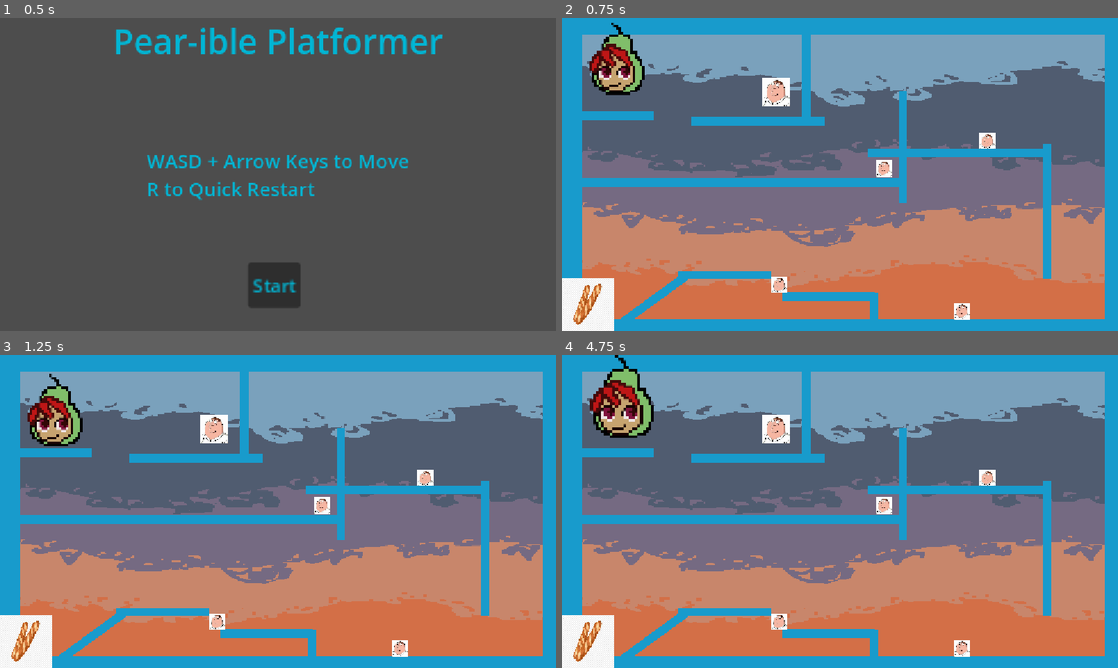
Above: before the commit, frames 1-4 (two rows, left to right).
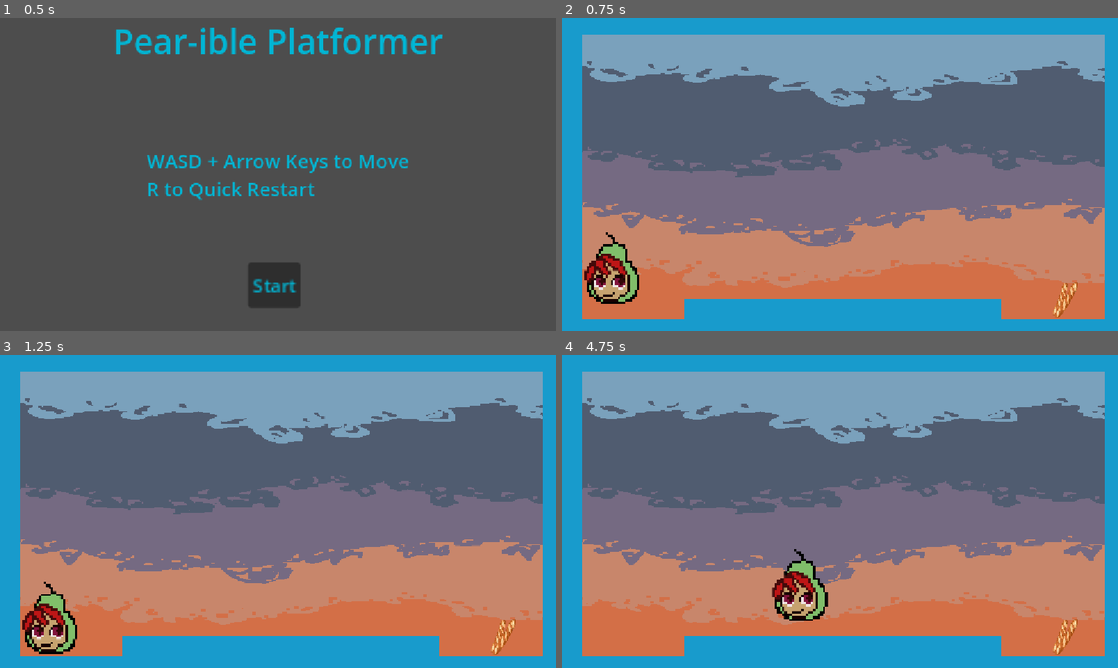
Above: after the commit, the same moments.

Repository: MrJimb0727/Pearible-Platformer
Game: Godot game, scene res://Scenes/mainmenu.tscn
Same seed, same stepped clock (60 frames per second), same inputs: the game is played once before the commit and once after it.
Inputs:
- Up to frame 1 (0.5 s): no input
- Up to frame 2 (0.75 s): click "Start" at 0.5 s
- Up to frame 3 (1.25 s): no input
- Up to frame 4 (4.75 s): hold D (right) 1.28-2.78 s; tap W (jump) at 1.35, 1.52, 1.82, 2.1, 2.27, 2.57, 2.85, 3.6, 3.77, 4.07, 4.35, 4.52 s; hold A (left) 2.78-3.53 s; hold D (right) from 3.53 s (still down)

Frame 1 is identical in both runs. In frame 2, 15% of the frame differs, in the area x 0-93%, y 1-100%; in frame 3, 15%; in frame 4, 16%, in the area x 0-93%, y 0-100%.

Commit message:
Stuff

Diff:
--- a/bounce-back-hackathon-game-main/Scenes/goal.tscn
+++ b/bounce-back-hackathon-game-main/Scenes/goal.tscn
@@ -1,10 +1,10 @@
 [gd_scene format=3 uid="uid://bkiov25muwnjp"]
 
-[ext_resource type="Script" uid="uid://dk0dji7li2t8q" path="res://Scripts/goal.gd" id="1_paeek"]
-[ext_resource type="Texture2D" uid="uid://3djv0uei2pto" path="res://Assets/Textures/baguette.jpg" id="2_s0pnd"]
+[ext_resource type="Script" uid="uid://1kc31ay2bgws" path="res://Scripts/goal.gd" id="1_paeek"]
+[ext_resource type="Texture2D" uid="uid://bwstmo0c3m5wf" path="res://Assets/Textures/baguette_nobg.png" id="2_s0pnd"]
 
 [sub_resource type="RectangleShape2D" id="RectangleShape2D_2lgk0"]
-size = Vector2(556, 556)
+size = Vector2(186.76498, 346.6301)
 
 [node name="Goal" type="Area2D" unique_id=543016495 groups=["Goal"]]
 script = ExtResource("1_paeek")
@@ -13,7 +13,9 @@
 texture = ExtResource("2_s0pnd")
 
 [node name="Hitbox" type="CollisionShape2D" parent="." unique_id=1917420853 groups=["Goal"]]
-position = Vector2(0, -2)
+position = Vector2(-3.1304398, -3.943007)
+rotation = 0.37350047
+scale = Vector2(0.99999964, 0.99999964)
 shape = SubResource("RectangleShape2D_2lgk0")
 
 [connection signal="body_entered" from="." to="." method="_on_body_entered"]
--- a/bounce-back-hackathon-game-main/Scenes/killbrick.tscn
+++ b/bounce-back-hackathon-game-main/Scenes/killbrick.tscn
@@ -1,20 +1,25 @@
 [gd_scene format=3 uid="uid://d0bf848nvcfqc"]
 
 [ext_resource type="Script" uid="uid://cjqg7rd6cqtv4" path="res://Scripts/killbrick.gd" id="1_4nqav"]
-[ext_resource type="Texture2D" uid="uid://bm5aowdvx1dj8" path="res://Assets/Textures/petah.jpg" id="2_jbbec"]
+[ext_resource type="Texture2D" uid="uid://ck6noywmk82sm" path="res://Assets/Textures/Rat.png" id="2_jbbec"]
+[ext_resource type="AudioStream" uid="uid://ev741p6nkx7y" path="res://Assets/Audio/Splat2.ogg" id="3_e4ibg"]
 
 [sub_resource type="RectangleShape2D" id="RectangleShape2D_s0pnd"]
-size = Vector2(553, 554)
+size = Vector2(352, 555)
 
 [node name="Killbrick" type="Area2D" unique_id=1157336942 groups=["Killbrick"]]
 script = ExtResource("1_4nqav")
 
 [node name="Sprite2D" type="Sprite2D" parent="." unique_id=1948554140]
-scale = Vector2(2.184, 2.184)
+position = Vector2(4.744008, 0)
+scale = Vector2(2.1579342, 2.184)
 texture = ExtResource("2_jbbec")
 
 [node name="Hitbox" type="CollisionShape2D" parent="." unique_id=530031116 groups=["Killbrick"]]
-position = Vector2(1.5, 0)
+position = Vector2(-19, -39.5)
 shape = SubResource("RectangleShape2D_s0pnd")
 
+[node name="Splat" type="AudioStreamPlayer2D" parent="." unique_id=56434451]
+stream = ExtResource("3_e4ibg")
+
 [connection signal="body_entered" from="." to="." method="_on_body_entered"]
--- a/bounce-back-hackathon-game-main/Scenes/level1.tscn
+++ b/bounce-back-hackathon-game-main/Scenes/level1.tscn
@@ -4,7 +4,6 @@
 [ext_resource type="PackedScene" uid="uid://b4tr6s67hpeki" path="res://Scenes/platform.tscn" id="2_didp7"]
 [ext_resource type="PackedScene" uid="uid://bkiov25muwnjp" path="res://Scenes/goal.tscn" id="3_2a60c"]
 [ext_resource type="PackedScene" uid="uid://bmtty2tmmg75c" path="res://Scenes/player.tscn" id="4_4iphx"]
-[ext_resource type="PackedScene" uid="uid://d0bf848nvcfqc" path="res://Scenes/killbrick.tscn" id="5_jgkgd"]
 
 [node name="Level1" type="Node2D" unique_id=1010392366]
 
@@ -13,6 +12,9 @@
 [node name="Background" type="Sprite2D" parent="Environment" unique_id=1575083041]
 scale = Vector2(1.1199999, 0.63999915)
 texture = ExtResource("1_y4dr7")
+
+[node name="Goal" parent="Environment" unique_id=543016495 instance=ExtResource("3_2a60c")]
+position = Vector2(2331, 1301)
 
 [node name="Platform" parent="Environment" unique_id=272844883 instance=ExtResource("2_didp7")]
 position = Vector2(-2779, -21)
@@ -30,86 +32,12 @@
 [node name="Platform4" parent="Environment" unique_id=1958929923 instance=ExtResource("2_didp7")]
 position = Vector2(2856, -21)
 
-[node name="Platform5" parent="Environment" unique_id=237319983 instance=ExtResource("2_didp7")]
-position = Vector2(-2407, -610)
+[node name="Platform5" parent="Environment" unique_id=1737885823 instance=ExtResource("2_didp7")]
+position = Vector2(23, 1396)
 rotation = 1.5707964
-scale = Vector2(0.6862918, 7.516097)
 
-[node name="Platform13" parent="Environment" unique_id=225856210 instance=ExtResource("2_didp7")]
-position = Vector2(-122.000015, 1264)
-rotation = 1.5707964
-scale = Vector2(0.6862918, 7.516097)
-
-[node name="Platform14" parent="Environment" unique_id=566531395 instance=ExtResource("2_didp7")]
-position = Vector2(-1198, 1039)
-rotation = 1.5707964
-scale = Vector2(0.6862918, 7.516097)
-
-[node name="Platform15" parent="Environment" unique_id=706813339 instance=ExtResource("2_didp7")]
-position = Vector2(-1961.0002, 1318.0001)
-rotation = 0.94084823
-scale = Vector2(0.6862918, 7.516097)
-
-[node name="Platform10" parent="Environment" unique_id=1218589752 instance=ExtResource("2_didp7")]
-position = Vector2(1241, -222)
-rotation = 1.5707964
-scale = Vector2(0.6862918, 14.836098)
-
-[node name="Platform6" parent="Environment" unique_id=1049471573 instance=ExtResource("2_didp7")]
-position = Vector2(-850.00006, -550)
-rotation = 1.5707964
-scale = Vector2(0.6862918, 10.910251)
-
-[node name="Platform7" parent="Environment" unique_id=155508711 instance=ExtResource("2_didp7")]
-position = Vector2(-346.00003, -1067)
-scale = Vector2(0.6862918, 7.516097)
-
-[node name="Platform12" parent="Environment" unique_id=2026804950 instance=ExtResource("2_didp7")]
-position = Vector2(353, 1708)
-scale = Vector2(0.6862918, 7.516097)
-
-[node name="Platform9" parent="Environment" unique_id=1976895834 instance=ExtResource("2_didp7")]
-position = Vector2(650, -288)
-scale = Vector2(0.6862918, 9.076097)
-
-[node name="Platform11" parent="Environment" unique_id=285044747 instance=ExtResource("2_didp7")]
-position = Vector2(2147, 381.99997)
-scale = Vector2(0.6862918, 10.996097)
-
-[node name="Platform8" parent="Environment" unique_id=1091307366 instance=ExtResource("2_didp7")]
-position = Vector2(-1077.0001, 85)
-rotation = 1.5707964
-scale = Vector2(0.6862918, 27.470253)
-
-[node name="Goal" parent="Environment" unique_id=543016495 instance=ExtResource("3_2a60c")]
-position = Vector2(-2622, 1345)
+[node name="Player" parent="." unique_id=73212269 groups=["Player"] instance=ExtResource("4_4iphx")]
+position = Vector2(-2327, 957)
 
 [node name="Camera2D" type="Camera2D" parent="." unique_id=1287237934]
 zoom = Vector2(0.2, 0.2)
-
-[node name="Player" parent="." unique_id=73212269 groups=["Player"] instance=ExtResource("4_4iphx")]
-position = Vector2(-2272, -1212)
-
-[node name="Killbrick" parent="." unique_id=1157336942 instance=ExtResource("5_jgkgd")]
-position = Vector2(-663.00006, -856)
-scale = Vector2(0.5199994, 0.5199994)
-
-[node name="Killbrick2" parent="." unique_id=1185757407 instance=ExtResource("5_jgkgd")]
-position = Vector2(454, -61)
-scale = Vector2(0.31292793, 0.31292793)
-
-[node name="Killbrick3" parent="." unique_id=2067779735 instance=ExtResource("5_jgkgd")]
-position = Vector2(1526, -345.00003)
-scale = Vector2(0.31292793, 0.31292793)
-
-[node name="Killbrick4" parent="." unique_id=1305056517 instance=ExtResource("5_jgkgd")]
-position = Vector2(1526, -345.00003)
-scale = Vector2(0.31292793, 0.31292793)
-
-[node name="Killbrick5" parent="." unique_id=169907615 instance=ExtResource("5_jgkgd")]
-position = Vector2(1262, 1415.9999)
-scale = Vector2(0.31292793, 0.31292793)
-
-[node name="Killbrick6" parent="." unique_id=1796980278 instance=ExtResource("5_jgkgd")]
-position = Vector2(-630.99976, 1142)
-scale = Vector2(0.31292793, 0.31292793)
--- a/bounce-back-hackathon-game-main/Scenes/level2.tscn
+++ b/bounce-back-hackathon-game-main/Scenes/level2.tscn
@@ -6,7 +6,7 @@
 [ext_resource type="PackedScene" uid="uid://bmtty2tmmg75c" path="res://Scenes/player.tscn" id="4_mhlpv"]
 [ext_resource type="PackedScene" uid="uid://d0bf848nvcfqc" path="res://Scenes/killbrick.tscn" id="5_ng020"]
 
-[node name="Level1" type="Node2D" unique_id=1010392366]
+[node name="Level2" type="Node2D" unique_id=1010392366]
 
 [node name="Environment" type="Node2D" parent="." unique_id=187565421]
 
@@ -82,7 +82,7 @@
 scale = Vector2(0.6862918, 27.470253)
 
 [node name="Goal" parent="Environment" unique_id=543016495 instance=ExtResource("3_lgosu")]
-position = Vector2(-2622, 1345)
+position = Vector2(-2523, 1286)
 
 [node name="Camera2D" type="Camera2D" parent="." unique_id=1287237934]
 zoom = Vector2(0.2, 0.2)
@@ -91,23 +91,19 @@
 position = Vector2(-2272, -1212)
 
 [node name="Killbrick" parent="." unique_id=1157336942 instance=ExtResource("5_ng020")]
-position = Vector2(-663.00006, -856)
+position = Vector2(-549, -682)
 scale = Vector2(0.5199994, 0.5199994)
 
 [node name="Killbrick2" parent="." unique_id=1185757407 instance=ExtResource("5_ng020")]
-position = Vector2(454, -61)
+position = Vector2(472.00003, 4.999996)
 scale = Vector2(0.31292793, 0.31292793)
 
 [node name="Killbrick3" parent="." unique_id=2067779735 instance=ExtResource("5_ng020")]
-position = Vector2(1526, -345.00003)
-scale = Vector2(0.31292793, 0.31292793)
-
-[node name="Killbrick4" parent="." unique_id=1305056517 instance=ExtResource("5_ng020")]
-position = Vector2(1526, -345.00003)
+position = Vector2(1528, -300.00003)
 scale = Vector2(0.31292793, 0.31292793)
 
 [node name="Killbrick5" parent="." unique_id=169907615 instance=ExtResource("5_ng020")]
-position = Vector2(1262, 1415.9999)
+position = Vector2(1266.0001, 1453)
 scale = Vector2(0.31292793, 0.31292793)
 
 [node name="Killbrick6" parent="." unique_id=1796980278 instance=ExtResource("5_ng020")]
--- /dev/null
+++ b/bounce-back-hackathon-game-main/Scenes/level3.tscn
@@ -0,0 +1,69 @@
+[gd_scene format=3 uid="uid://b8s1vvgpdhg35"]
+
+[ext_resource type="Texture2D" uid="uid://dxw84bokdiljw" path="res://Assets/Textures/SunsetBg.png" id="1_jaajx"]
+[ext_resource type="PackedScene" uid="uid://b4tr6s67hpeki" path="res://Scenes/platform.tscn" id="2_mrxql"]
+[ext_resource type="PackedScene" uid="uid://bkiov25muwnjp" path="res://Scenes/goal.tscn" id="3_qrg6c"]
+[ext_resource type="PackedScene" uid="uid://bmtty2tmmg75c" path="res://Scenes/player.tscn" id="4_1x0xh"]
+[ext_resource type="PackedScene" uid="uid://d0bf848nvcfqc" path="res://Scenes/killbrick.tscn" id="5_h3ll2"]
+
+[node name="Level2" type="Node2D" unique_id=1010392366]
+
+[node name="Environment" type="Node2D" parent="." unique_id=187565421]
+
+[node name="Background" type="Sprite2D" parent="Environment" unique_id=1575083041]
+scale = Vector2(1.1199999, 0.63999915)
+texture = ExtResource("1_jaajx")
+
+[node name="Platform" parent="Environment" unique_id=272844883 instance=ExtResource("2_mrxql")]
+position = Vector2(-5263, 2346)
+
+[node name="Platform2" parent="Environment" unique_id=1006577951 instance=ExtResource("2_mrxql")]
+position = Vector2(30.99997, 1606)
+rotation = 1.5707964
+scale = Vector2(1.7297432, 50.450783)
+
+[node name="Platform3" parent="Environment" unique_id=1200515009 instance=ExtResource("2_mrxql")]
+position = Vector2(31, -1557)
+rotation = 1.5707964
+scale = Vector2(1.7297432, 50.450783)
+
+[node name="Platform5" parent="Environment" unique_id=1072296611 instance=ExtResource("2_mrxql")]
+position = Vector2(-1270.9999, 1271.0001)
+rotation = 1.5707964
+scale = Vector2(0.8, 10.8)
+
+[node name="Platform6" parent="Environment" unique_id=1121186745 instance=ExtResource("2_mrxql")]
+position = Vector2(-241, 1002)
+rotation = 1.5707964
+scale = Vector2(0.8, 10.8)
+
+[node name="Platform7" parent="Environment" unique_id=1523587150 instance=ExtResource("2_mrxql")]
+position = Vector2(859, 758)
+rotation = 1.5707964
+scale = Vector2(0.8, 10.8)
+
+[node name="Platform8" parent="Environment" unique_id=1647442875 instance=ExtResource("2_mrxql")]
+position = Vector2(2084, -173)
+rotation = 1.5707964
+scale = Vector2(0.8, 10.8)
+
+[node name="Platform9" parent="Environment" unique_id=635902292 instance=ExtResource("2_mrxql")]
+position = Vector2(1371.9999, 421.00003)
+rotation = 1.5707964
+scale = Vector2(0.8, 10.8)
+
+[node name="Platform4" parent="Environment" unique_id=1958929923 instance=ExtResource("2_mrxql")]
+position = Vector2(2856, -21)
+
+[node name="Goal" parent="Environment" unique_id=543016495 instance=ExtResource("3_qrg6c")]
+position = Vector2(2445, -484)
+
+[node name="Camera2D" type="Camera2D" parent="." unique_id=1287237934]
+zoom = Vector2(0.2, 0.2)
+
+[node name="Player" parent="." unique_id=73212269 groups=["Player"] instance=ExtResource("4_1x0xh")]
+position = Vector2(-2424, 879)
+
+[node name="Killbrick5" parent="." unique_id=169907615 instance=ExtResource("5_h3ll2")]
+position = Vector2(2618, 1371)
+scale = Vector2(0.5, 0.5)
--- a/bounce-back-hackathon-game-main/Scripts/goal.gd
+++ b/bounce-back-hackathon-game-main/Scripts/goal.gd
@@ -5,6 +5,11 @@
 func _ready() -> void:
 	pass # Replace with function body.
 
+func _on_body_entered(body) -> void:
+	var currScene = str(get_tree().current_scene.scene_file_path)
 
-#func _on_body_entered(body: Node2D) -> void:
-	#if body.is_in_group("Player"):
+	if body.name == "Player":
+		if currScene == "res://Scenes/level1.tscn":
+			get_tree().change_scene_to_file("res://Scenes/level2.tscn")
+		elif currScene == "res://Scenes/level2.tscn":
+			get_tree().change_scene_to_file("res://Scenes/level3.tscn")
--- a/bounce-back-hackathon-game-main/Scripts/killbrick.gd
+++ b/bounce-back-hackathon-game-main/Scripts/killbrick.gd
@@ -1,12 +1,15 @@
 extends Area2D
 
+@onready var splat = $Splat
 
 # Called when the node enters the scene tree for the first time.
 func _ready() -> void:
-	pass # Replace with function body.
+	pass
+
 
 func _on_body_entered(body: CharacterBody2D) -> void:
 	if body.is_in_group("Player"):
+		splat.play()
 		get_tree().reload_current_scene()
 		Globals.sizevar = randf_range(0.05, 3)
 		Globals.size = Vector2(Globals.sizevar, Globals.sizevar)
--- a/bounce-back-hackathon-game-main/Scripts/player.gd
+++ b/bounce-back-hackathon-game-main/Scripts/player.gd
@@ -1,8 +1,8 @@
 extends CharacterBody2D
 
 
-const SPEED = 700.0
-const JUMP_VELOCITY = -800.0
+const SPEED = 1000.0
+const JUMP_VELOCITY = -800
 
 @onready var player: CharacterBody2D = $"."
 
@@ -16,7 +16,12 @@
 
 	# Handle jump.
 	if Input.is_action_just_pressed("jump") and is_on_floor():
-		velocity.y = JUMP_VELOCITY
+		velocity.y = JUMP_VELOCITY * Globals.sizevar
+
+		if velocity.y < -1750:
+			velocity.y = -1750
+		elif velocity.y > -800:
+			velocity.y = -800
 
 	# Get the input direction and handle the movement/deceleration.
 	# As good practice, you should replace UI actions with custom gameplay actions.
@@ -33,3 +38,4 @@
 
 	if Input.is_action_just_pressed("reset"):
 		get_tree().reload_current_scene()
+		Globals.sizevar = randf_range(0.05, 3)
Not shown, added: bounce-back-hackathon-game-main/Assets/Audio/Splat.wav.import
Not shown, added: bounce-back-hackathon-game-main/Assets/Audio/Splat2.ogg.import
Binary file added: bounce-back-hackathon-game-main/Assets/Textures/Rat.png
Not shown, added: bounce-back-hackathon-game-main/Assets/Textures/Rat.png.import
Binary file removed: bounce-back-hackathon-game-main/Assets/Textures/baguette.jpg
Binary file added: bounce-back-hackathon-game-main/Assets/Textures/baguette.png
Not shown, added: bounce-back-hackathon-game-main/Assets/Textures/baguette.png.import
Binary file added: bounce-back-hackathon-game-main/Assets/Textures/baguette_nobg.png
Not shown, changed: bounce-back-hackathon-game-main/Assets/Textures/baguette_nobg.png.import
Not shown, changed: bounce-back-hackathon-game-main/Scripts/goal.gd.uid
Not shown, added: bounce-back-hackathon-game-main/Assets/Audio/Splat.wav
Not shown, added: bounce-back-hackathon-game-main/Assets/Audio/Splat2.ogg
